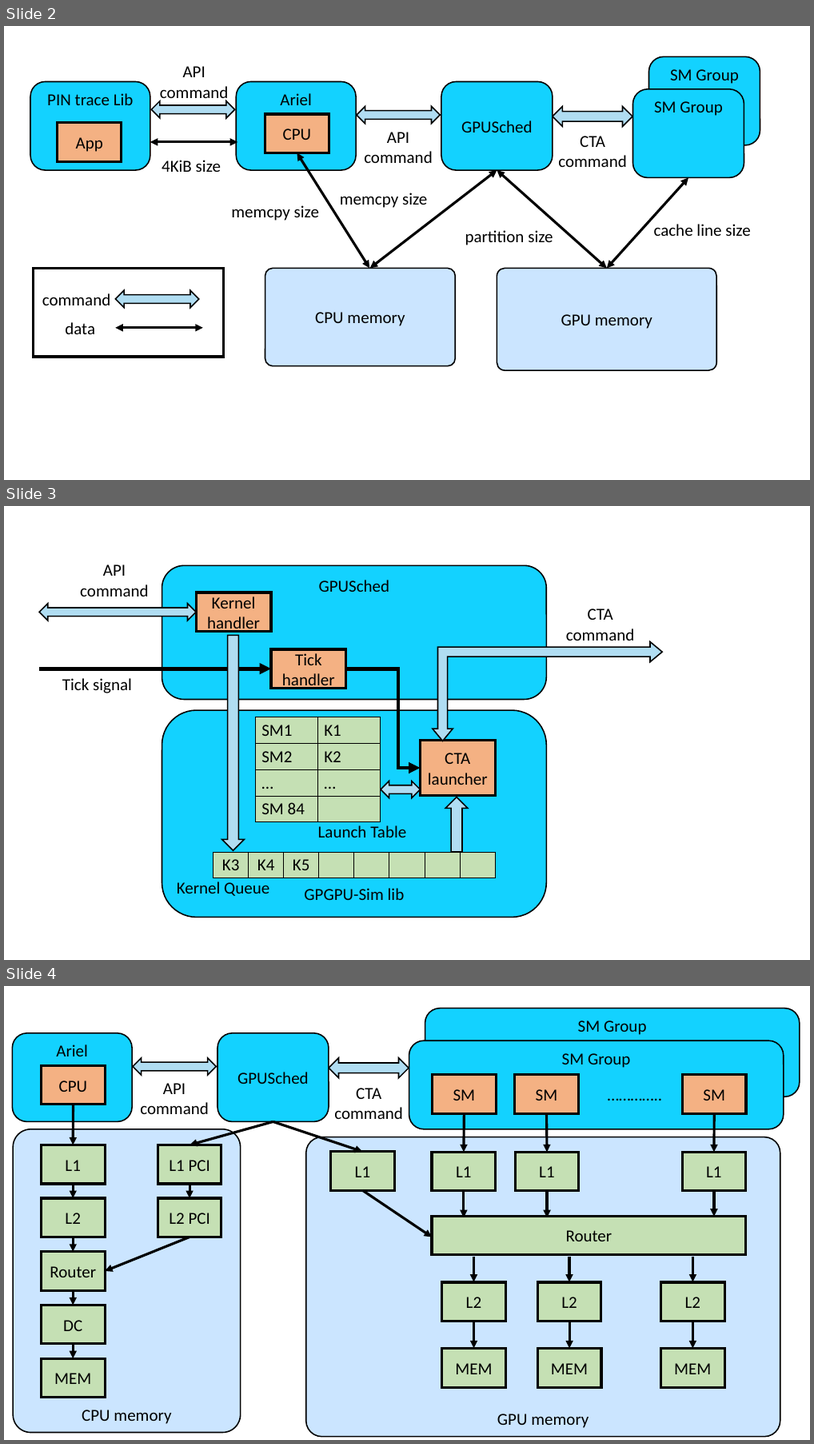
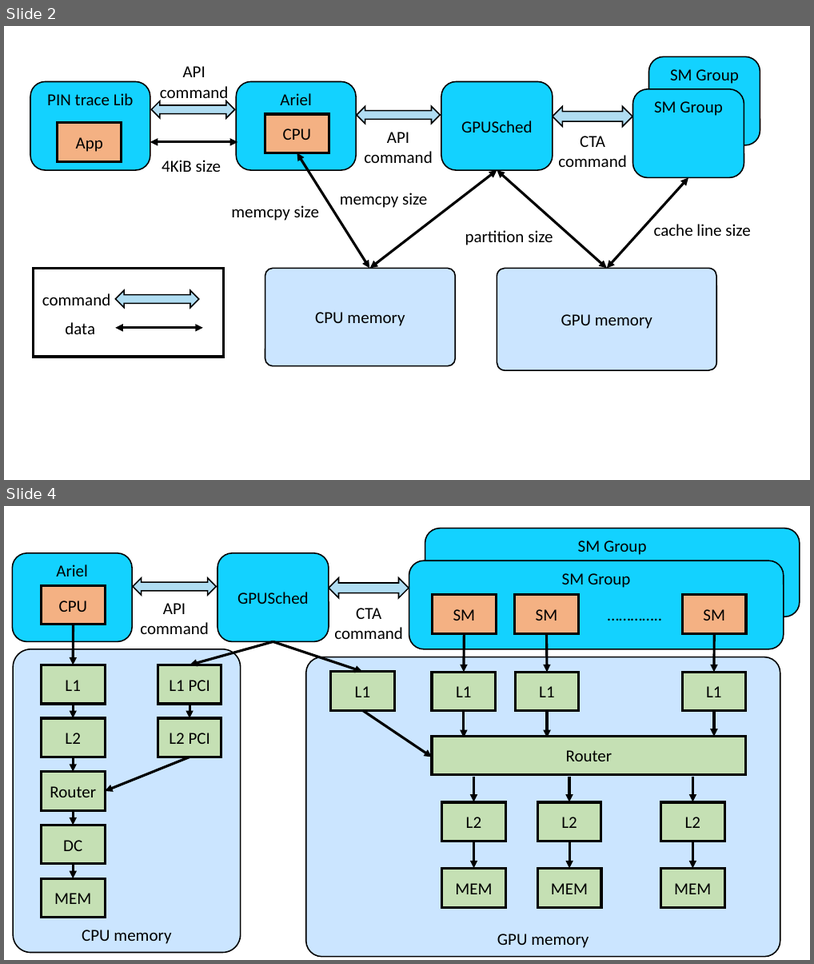
Before and after one commit to yechen3/sandia-tr, a slide deck: figures/scheduler.pptx. Shown one above the other, each under a label of ours: slides 2, 3 and 4 before the commit, slides 2 and 4 after it; the slides between them are not shown. The pictures are 814x1444 and 814x964 pixels, drawn with LibreOffice and Linux fonts; fonts in the diff are those of the drawing. Boxes give left, top, right and bottom in pixels: in the first picture for what was removed or moved away, otherwise in the second. Text is boxed around its words. In the diff, an @@ line names an element or a change of style, - is before the commit and + after.

```diff
--- a/figures/scheduler.pptx
+++ b/figures/scheduler.pptx
@@ slide 3 removed at (x1=4, y1=506, x2=810, y2=960), background #FFFFFF @@
@@ text removed at (x1=80, y1=564, x2=149, y2=596) @@
-API command
@@ rounded rectangle removed at (x1=162, y1=565, x2=546, y2=699) @@
-GPUSched
@@ rectangle removed at (x1=196, y1=592, x2=271, y2=632) @@
-Kernel handler
@@ left right arrow removed at (x1=39, y1=604, x2=196, y2=620) @@
@@ text removed at (x1=566, y1=608, x2=635, y2=640) @@
-CTA command
@@ down arrow removed at (x1=222, y1=635, x2=245, y2=850) @@
@@ rectangle removed at (x1=271, y1=649, x2=346, y2=688) @@
-Tick handler
@@ left up arrow removed at (x1=433, y1=641, x2=662, y2=740) @@
@@ arrow removed from (39, 668) to (271, 668) @@
@@ elbow arrow removed from (346, 668) to (420, 768) @@
@@ text removed at (x1=62, y1=678, x2=132, y2=693) @@
-Tick signal
@@ rounded rectangle removed at (x1=162, y1=710, x2=546, y2=916) @@
-GPGPU-Sim lib
@@ table removed at (x1=256, y1=717, x2=380, y2=822), 4 rows, 2 columns @@
-SM1 | K1
-SM2 | K2
-… | …
-SM 84 | 
@@ rectangle removed at (x1=420, y1=740, x2=495, y2=795) @@
-CTA launcher
@@ left right arrow removed at (x1=381, y1=780, x2=420, y2=797) @@
@@ down arrow removed at (x1=446, y1=797, x2=468, y2=852) @@
@@ text removed at (x1=318, y1=825, x2=406, y2=837) @@
-Launch Table
@@ table removed at (x1=214, y1=852, x2=494, y2=877), 1 rows, 8 columns @@
-K3 | K4 | K5 |  |  |  |  | 
@@ text removed at (x1=177, y1=881, x2=270, y2=896) @@
-Kernel Queue
```
Also in this commit, not shown: 1 slide added, 29 other files.
